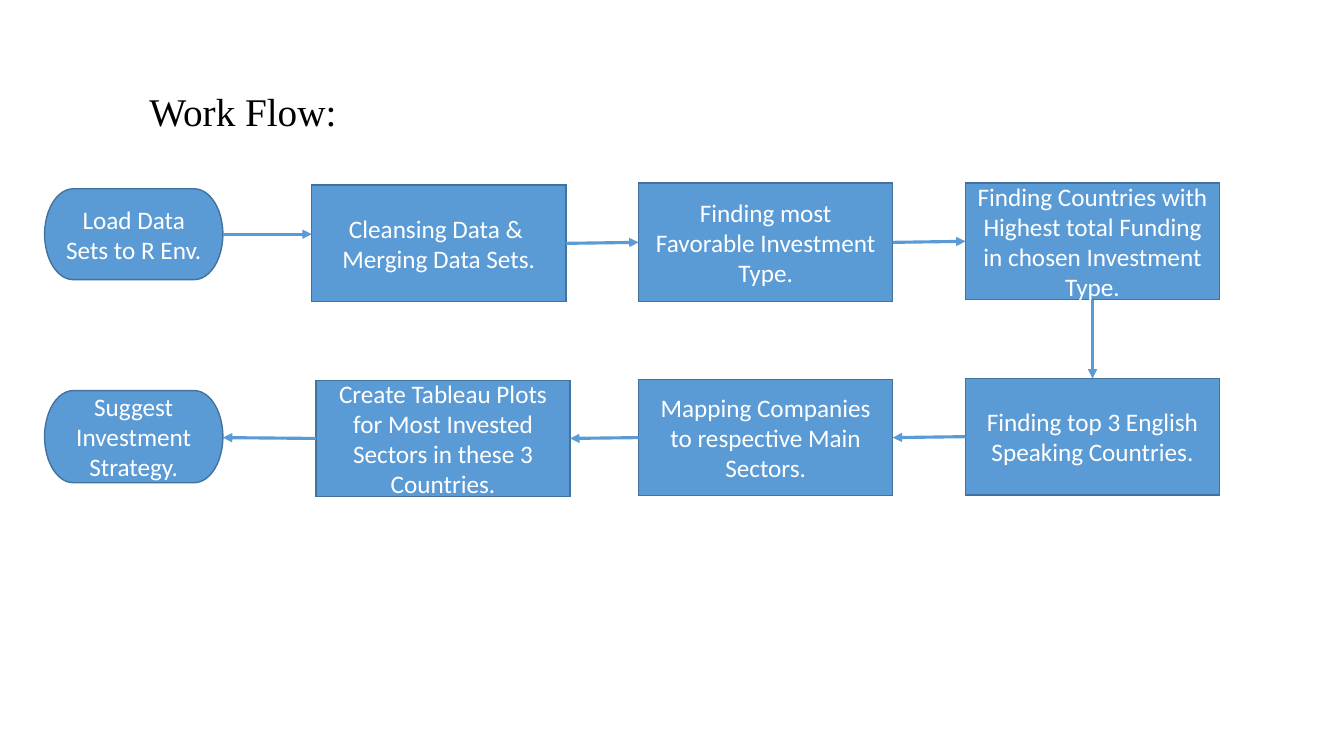
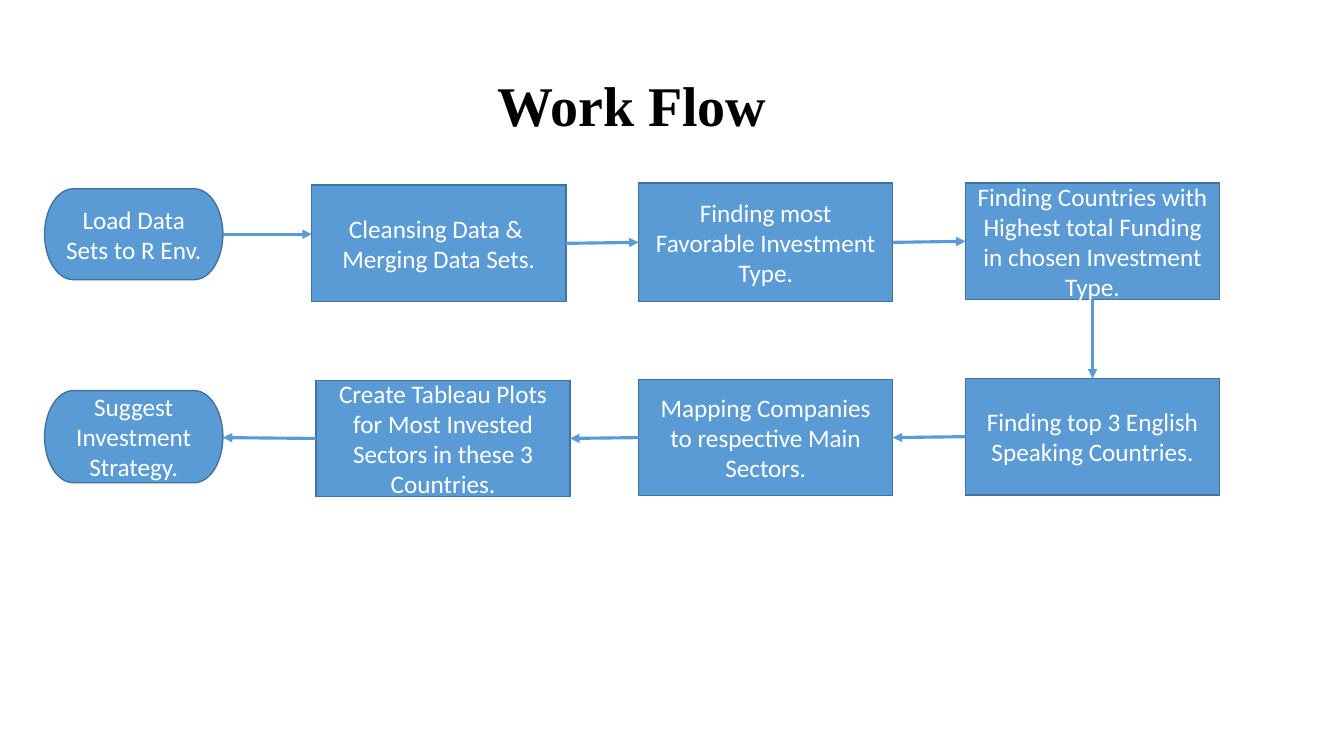
Before and after one commit to Bhumit-t/InvestmentCaseStuday, a slide deck: slide 3 of Spark Funds Presentation.pptx. Drawn at 1344x756 pixels with LibreOffice and Linux fonts; fonts in the diff are those of the drawing; background and template pictures are left out. Boxes give left, top, right and bottom in pixels: in the first picture for what was removed or moved away, otherwise in the second. Text is boxed around its words. In the diff, an @@ line names an element or a change of style, - is before the commit and + after.

```diff
--- a/Spark Funds Presentation.pptx
+++ b/Spark Funds Presentation.pptx
@@ title at [497, 87, 766, 127]: text changed; size 28 to 40 pt; bold on @@
-Work Flow:
+Work Flow
```
Also in this commit, not shown: 3 other slides changed, 4 slides added, 4 slides removed.
